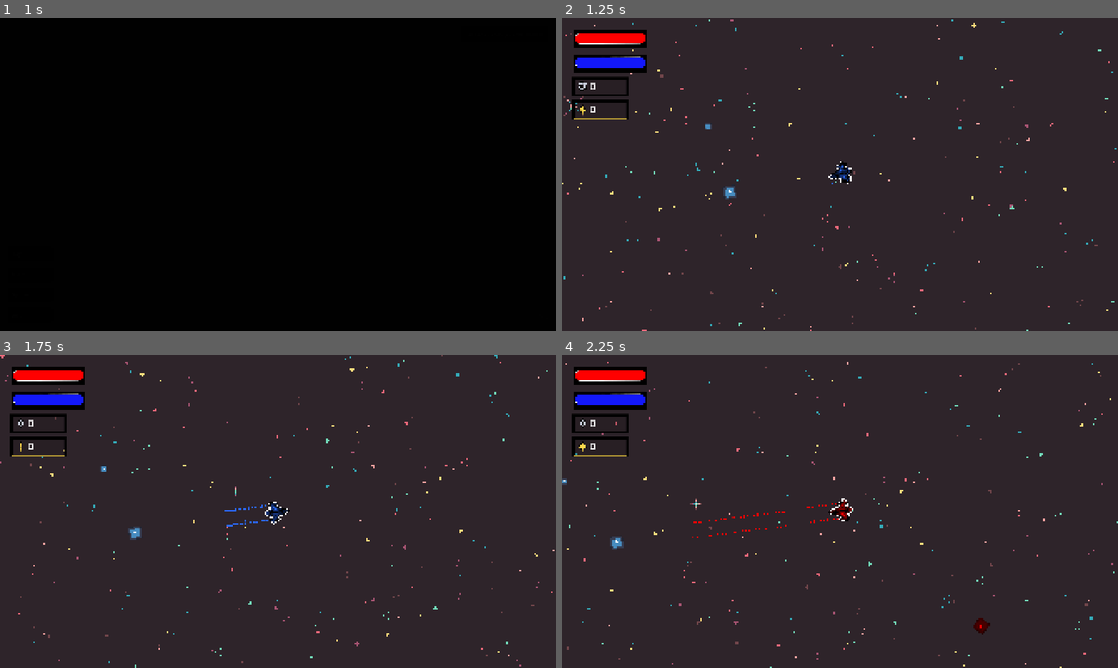
Above: before the commit, frames 1-4 (two rows, left to right).
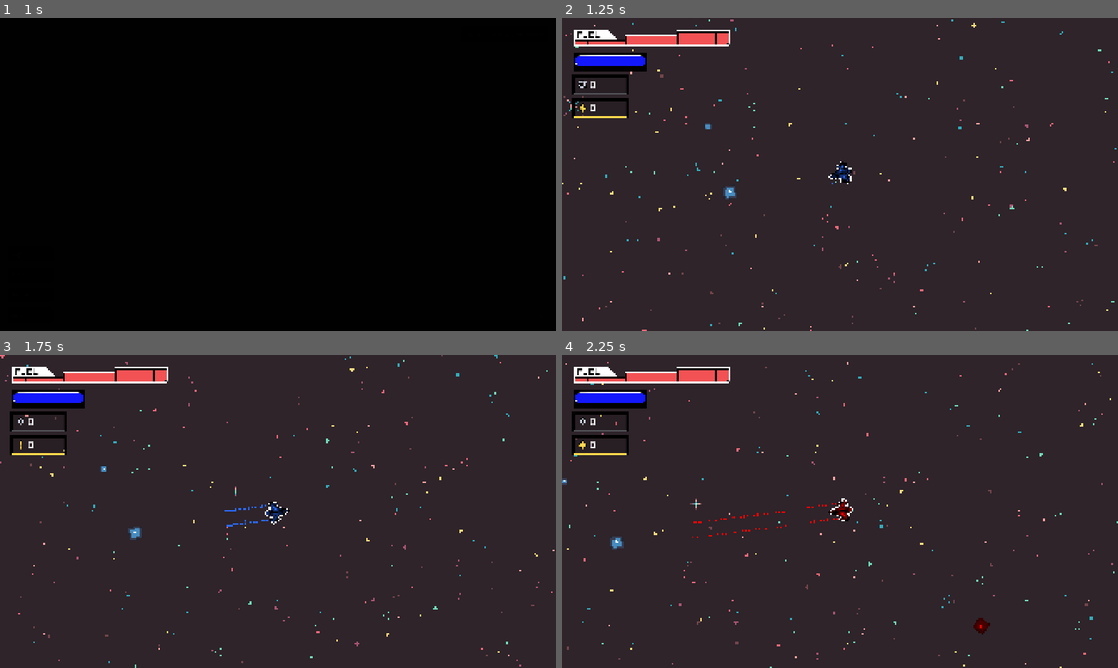
Above: after the commit, the same moments.

Repository: Yolo-Arts/Game-Off-2026
Game: Godot game, scene res://Game/main_game.tscn
The game is run twice, just before and just after one commit, with the same random seed, the same clock (stepped at 60 frames per second) and the same inputs. The engine's default icon, where the game draws it, is replaced by a stand-in: a white triangle on a blue panel in a dark square. Sound files missing from this copy of the repository are replaced by a short silence.
Inputs (mouse positions are in pixels of both pictures, inside the frame that each line leads up to):
- Up to frame 1 (1 s): click "Play" at 0.5 s
- Up to frame 2 (1.25 s): no input
- Up to frame 3 (1.75 s): tap Enter at 1.25 s; move the mouse to (400, 495) at 1.27 s; hold W (move_up) from 1.28 s (still down); hold Space (Ram) from 1.28 s (still down); click (400, 495) at 1.42 s
- Up to frame 4 (2.25 s): move the mouse to (728, 527) at 2.02 s; release W (move_up) at 2.03 s; release Space (Ram) at 2.03 s; hold S (move_down) from 2.03 s (still down); tap Shift (shift) at 2.1 s

Frame 1 is identical in both runs. In frame 2, 2.3% of the frame differs, in the area x 1-31%, y 3-33%; in frame 3, 2.3%; in frame 4, 2.3%.

Commit message:
adding fuel progress bar sprite

Diff:
--- a/Stages/main/main.tscn
+++ b/Stages/main/main.tscn
@@ -13,9 +13,11 @@
 [ext_resource type="PackedScene" uid="uid://deqbh4jesur4l" path="res://Scenes/Pickups/pickup_multi_mesh.tscn" id="11_qfemd"]
 [ext_resource type="PackedScene" uid="uid://b2csbwetpiepa" path="res://Scenes/UpgradeView/CurrencyCount/currency_count_control.tscn" id="12_hyxu5"]
 [ext_resource type="Texture2D" uid="uid://c244yl55i628w" path="res://Assets/ProgrammerArt/bar_under.png" id="13_2mnvh"]
+[ext_resource type="Texture2D" uid="uid://bq7aga4jy50af" path="res://Assets/UI/FuelProgressBar/FuelProgressUnder.png" id="13_33khn"]
 [ext_resource type="PackedScene" uid="uid://defbvjgax4sr8" path="res://Scenes/UpgradeView/CurrencyCount/currency_count_container.tscn" id="13_ion2p"]
-[ext_resource type="Texture2D" uid="uid://d2gk0m5tasunu" path="res://Assets/ProgrammerArt/progress.png" id="14_plu5u"]
+[ext_resource type="Texture2D" uid="uid://7m7fllnbcly6" path="res://Assets/UI/FuelProgressBar/FuelProgressOver.png" id="14_1b66h"]
 [ext_resource type="Script" uid="uid://dqollry410r2i" path="res://UI/stat_bar.gd" id="15_guytx"]
+[ext_resource type="Texture2D" uid="uid://ucrsmhls7p78" path="res://Assets/UI/FuelProgressBar/FuelProgressFill.png" id="15_r2vng"]
 [ext_resource type="Texture2D" uid="uid://b17pq178napp7" path="res://Assets/ProgrammerArt/EnergyBar.png" id="16_33khn"]
 [ext_resource type="Script" uid="uid://4qe5t0x1fdm7" path="res://UI/energy_bar.gd" id="17_1b66h"]
 
@@ -84,14 +86,14 @@
 size_flags_vertical = 0
 theme_override_constants/separation = 20
 
-[node name="HealthBar" type="TextureProgressBar" parent="HUD/MarginContainer/VBoxContainer" unique_id=1892308537]
+[node name="FuelProgressBar" type="TextureProgressBar" parent="HUD/MarginContainer/VBoxContainer" unique_id=750656815]
 layout_mode = 2
 value = 100.0
-texture_under = ExtResource("13_2mnvh")
-texture_progress = ExtResource("14_plu5u")
+texture_under = ExtResource("13_33khn")
+texture_over = ExtResource("14_1b66h")
+texture_progress = ExtResource("15_r2vng")
 script = ExtResource("15_guytx")
 event_bus_signal = Array[StringName]([&"health_changed", &"health_increased", &"health_reduced"])
-metadata/_custom_type_script = "uid://dqollry410r2i"
 
 [node name="EnergyBar" type="TextureProgressBar" parent="HUD/MarginContainer/VBoxContainer" unique_id=1845865454]
 layout_mode = 2
Binary file added: Assets/UI/FuelProgressBar/FuelProgressFill.png
Not shown, added: Assets/UI/FuelProgressBar/FuelProgressFill.png.import
Binary file added: Assets/UI/FuelProgressBar/FuelProgressOver.png
Not shown, added: Assets/UI/FuelProgressBar/FuelProgressOver.png.import
Binary file added: Assets/UI/FuelProgressBar/FuelProgressUnder.png
Not shown, added: Assets/UI/FuelProgressBar/FuelProgressUnder.png.import
